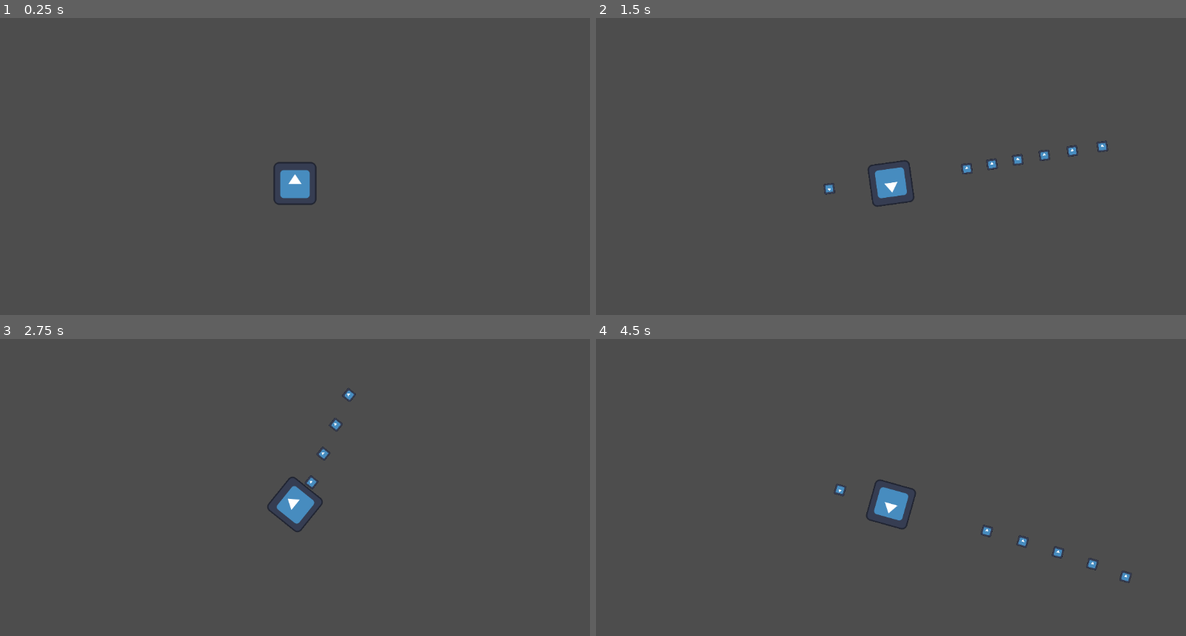
Above: before the commit, frames 1-4 (two rows, left to right).
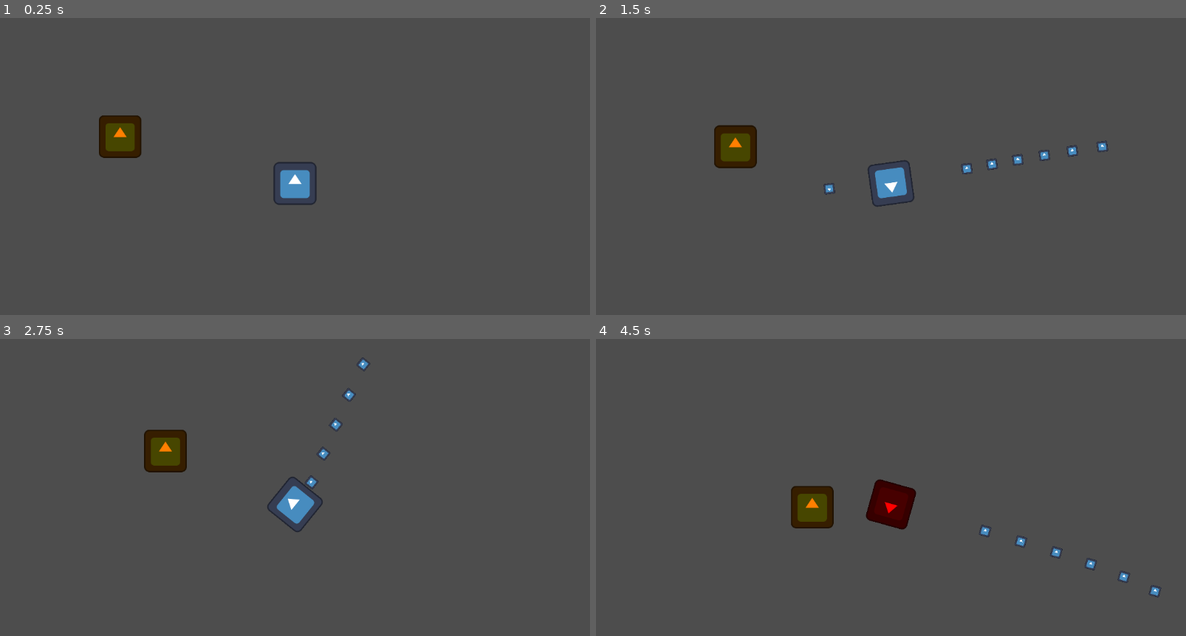
Above: after the commit, the same moments.

Repository: CMBadiuk/GMTK-Jam-25-Splashdown
Game: Godot game, scene res://World.tscn
Same seed, same stepped clock (60 frames per second), same inputs: the game is played once before the commit and once after it. The engine's default icon, where the game draws it, is replaced by a stand-in: a white triangle on a blue panel in a dark square.
Inputs (mouse positions are in pixels of both pictures, inside the frame that each line leads up to):
- Up to frame 1 (0.25 s): no input
- Up to frame 2 (1.5 s): move the mouse to (1020, 166) at 0.52 s; press the mouse at (1020, 166) at 0.53 s; hold D (Move_Right) 0.53-1.28 s; move the mouse to (773, 199) at 1.27 s; release the mouse at (773, 199) at 1.28 s; hold S (Move_Down) from 1.28 s (still down); click (773, 199) at 1.35 s
- Up to frame 3 (2.75 s): move the mouse to (354, 431) at 2.02 s; release S (Move_Down) at 2.03 s; press the mouse at (354, 431) at 2.03 s; hold D (Move_Right) from 2.03 s (still down)
- Up to frame 4 (4.5 s): move the mouse to (861, 570) at 2.77 s; release D (Move_Right) at 2.78 s; release the mouse at (861, 570) at 2.78 s; hold W (Move_Up) 2.78-3.53 s; click (861, 570) at 2.85 s; move the mouse to (1068, 552) at 3.52 s; press the mouse at (1068, 552) at 3.53 s; hold A (Move_Left) from 3.53 s (still down); move the mouse to (714, 454) at 4.27 s; release the mouse at (714, 454) at 4.28 s; click (714, 454) at 4.35 s

The runs differ from the first frame. In frame 1, 1.0% of the frame differs, in the area x 16-25%, y 32-48%; in frame 2, 1.0%; in frame 3, 1.1%; in frame 4, 2.3%, in the area x 33-96%, y 47-88%.

Commit message:
Chaser Complete
- Finished function for chaser
- Added collision layers and masks
- Added health and damage to player

Diff:
--- a/World.tscn
+++ b/World.tscn
@@ -1,7 +1,8 @@
-[gd_scene load_steps=5 format=3 uid="uid://cr75xubf3ymsk"]
+[gd_scene load_steps=6 format=3 uid="uid://cr75xubf3ymsk"]
 
 [ext_resource type="PackedScene" uid="uid://ckwn072cvvxnx" path="res://player.tscn" id="1_2dftf"]
 [ext_resource type="PackedScene" uid="uid://crseh7g7s6ifg" path="res://river_current.tscn" id="2_bcbcq"]
+[ext_resource type="PackedScene" uid="uid://p7acrgel14o6" path="res://chaser.tscn" id="3_bcbcq"]
 
 [sub_resource type="RectangleShape2D" id="RectangleShape2D_2dftf"]
 size = Vector2(1889, 80)
@@ -14,7 +15,7 @@
 [node name="World" type="Node"]
 
 [node name="Player" parent="." instance=ExtResource("1_2dftf")]
-position = Vector2(272, 0)
+position = Vector2(976, 0)
 
 [node name="RiverCurrent" parent="." instance=ExtResource("2_bcbcq")]
 position = Vector2(1112, 16)
@@ -63,3 +64,6 @@
 
 [node name="ChaserNavRegion" type="NavigationRegion2D" parent="."]
 navigation_polygon = SubResource("NavigationPolygon_2dftf")
+
+[node name="ChaserBody" parent="." instance=ExtResource("3_bcbcq")]
+position = Vector2(440, -144)
--- a/chaser.gd
+++ b/chaser.gd
@@ -1,20 +1,57 @@
 extends CharacterBody2D
 
-@export var speed: float = 250.0
+@export var speed: float = 450.0
 @export var health: int = 3
+@export var bounce_force: float = 400.0
+@export var friction: float = 0.95
 
 var player: Node2D
+var can_attack:= true
 
 func _ready() -> void:
 	# Find player as soon as they're spawned
 	player = get_tree().get_first_node_in_group("player")
+	$AttackCooldownTimer.timeout.connect(_on_attack_cooldown_timer_timeout)
 
 func _physics_process(delta: float) -> void:
 	if not is_instance_valid(player):
 		# If player isn't present for any reason, do nothing
+		print("Player not found")
 		return
 	# 1. Get player's current position
 	var player_position = player.global_position
+	# print("Player position: ", player.global_position)
+	# 2. Find optimal path to player using the Nav Server
+	var path = NavigationServer2D.map_get_path(get_world_2d().navigation_map, global_position, player_position, true)
+	# 3. Move towards the next point on that path
+	if path.size() > 1:
+		var move_direction = global_position.direction_to(path[1])
+		velocity += move_direction * speed * delta
+	else:
+		velocity = Vector2.ZERO
+	velocity *= friction
 
-	# 2. Find optimal path to player using the Nav Server
-	var path = NavigationServer2D.map_get_path(get_world_2d().navigation_map, global_position, player_position, true	)
+	move_and_slide()
+
+	# Check for collision with the player
+	for i in get_slide_collision_count():
+		var collision = get_slide_collision(i)
+		var collider = collision.get_collider()
+		if collider.is_in_group("player"):
+			print("Chaser caught the player!")
+			collider.take_damage(1)
+			# Bounce back
+			velocity += collision.get_normal() * bounce_force
+			print("Velocity = ", velocity)
+			# Start attack cooldown
+			can_attack = false
+			$AttackCooldownTimer.start()
+
+func take_damage(amount: int):
+	health -= amount
+	print("Chaser took ", amount, " damage. Health is now ", health)
+	if health <= 0:
+		queue_free()
+
+func _on_attack_cooldown_timer_timeout():
+	can_attack = true
--- a/chaser.tscn
+++ b/chaser.tscn
@@ -7,11 +7,15 @@
 radius = 64.4981
 
 [node name="ChaserBody" type="CharacterBody2D" groups=["enemy"]]
+collision_layer = 4
+collision_mask = 15
 script = ExtResource("1_7nv7r")
 
 [node name="Sprite2D" type="Sprite2D" parent="."]
-modulate = Color(1, 0, 0, 1)
+modulate = Color(1, 0.498039, 0, 1)
 texture = ExtResource("1_w318g")
 
 [node name="CollisionShape2D" type="CollisionShape2D" parent="."]
 shape = SubResource("CircleShape2D_7nv7r")
+
+[node name="AttackCooldownTimer" type="Timer" parent="."]
--- a/player.gd
+++ b/player.gd
@@ -9,10 +9,14 @@
 @export var friction: float = 0.95
 # Reference to water droplet scene
 @export var water_droplet_scene: PackedScene
+@export var health: int = 5
 
 var can_shoot:= true
 var active_scheme: ControlScheme = ControlScheme.MOUSE_KB
 var last_controller_aim := Vector2.RIGHT # Default aim for controller
+
+func _ready():
+	$DamageFlashTimer.timeout.connect(_on_damage_flash_timer_timeout)
 
 func _unhandled_input(event: InputEvent) -> void:
 	# Runs whenever there's an input event, used to detect last used input device
@@ -87,6 +91,19 @@
 	if active_scheme == ControlScheme.CONTROLLER:
 		droplet.rotation = last_controller_aim.angle()
 
+func take_damage(amount: int):
+	health -= amount
+	print("Player took ", amount, " damage! Health is now ", health)
+	$Sprite2D.modulate = Color.RED
+	$DamageFlashTimer.start()
+
+	if health <= 0:
+		print("GAME OVER")
+		queue_free()
+
+func _on_damage_flash_timer_timeout():
+	$Sprite2D.modulate = Color.WHITE
+
 
 func _on_fire_rate_timer_timeout() -> void:
 	# Calls when FireRateTimer finishes
--- a/player.tscn
+++ b/player.tscn
@@ -7,17 +7,19 @@
 [sub_resource type="CircleShape2D" id="CircleShape2D_onrkg"]
 radius = 64.0
 
-[node name="Player" type="CharacterBody2D"]
+[node name="Player" type="CharacterBody2D" groups=["player"]]
+collision_layer = 2
+collision_mask = 15
 script = ExtResource("1_onrkg")
 water_droplet_scene = ExtResource("2_i3pqv")
 
 [node name="Sprite2D" type="Sprite2D" parent="."]
 texture = ExtResource("1_4flbx")
 
-[node name="CollisionShape2D" type="CollisionShape2D" parent="."]
+[node name="CollisionShape2D" type="CollisionShape2D" parent="." groups=["player"]]
 shape = SubResource("CircleShape2D_onrkg")
 
-[node name="Camera2D" type="Camera2D" parent="."]
+[node name="Camera2D" type="Camera2D" parent="." groups=["player"]]
 zoom = Vector2(0.65, 0.65)
 
 [node name="Muzzle" type="Marker2D" parent="."]
@@ -27,4 +29,6 @@
 wait_time = 0.1
 one_shot = true
 
+[node name="DamageFlashTimer" type="Timer" parent="."]
+
 [connection signal="timeout" from="FireRateTimer" to="." method="_on_fire_rate_timer_timeout"]
--- a/project.godot
+++ b/project.godot
@@ -72,3 +72,10 @@
 "events": [Object(InputEventJoypadMotion,"resource_local_to_scene":false,"resource_name":"","device":-1,"axis":2,"axis_value":1.0,"script":null)
 ]
 }
+
+[layer_names]
+
+2d_physics/layer_1="world"
+2d_physics/layer_2="player"
+2d_physics/layer_3="enemies"
+2d_physics/layer_4="projectiles"
--- a/river_current.tscn
+++ b/river_current.tscn
@@ -6,6 +6,7 @@
 size = Vector2(2048, 512)
 
 [node name="RiverCurrent" type="Area2D"]
+collision_mask = 7
 script = ExtResource("1_arvo3")
 
 [node name="CollisionShape2D" type="CollisionShape2D" parent="."]
--- a/water_droplet.gd
+++ b/water_droplet.gd
@@ -9,6 +9,8 @@
 
 func _on_body_entered(body: Node2D) -> void:
 	# Fired when physics body is hit. Can have damage logic later
+	if body.is_in_group("enemy"):
+		body.take_damage(1)
 	queue_free() # Destroys the droplet instance
 
 func _on_timer_timeout() -> void:
--- a/water_droplet.tscn
+++ b/water_droplet.tscn
@@ -6,6 +6,8 @@
 [sub_resource type="CapsuleShape2D" id="CapsuleShape2D_h1mwo"]
 
 [node name="WaterDroplet" type="Area2D"]
+collision_layer = 8
+collision_mask = 6
 script = ExtResource("1_h1mwo")
 
 [node name="Sprite2D" type="Sprite2D" parent="."]
